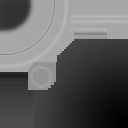
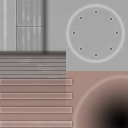
The second 128x128 image is a revision of the first. Changes to its layers:
added layer "Bolts 1" (50%) above "Hue/Saturation 1" over (x1=73, y1=11, x2=118, y2=56)
added group "Body" (1st of 2) (40%) with 2 layers above "High 3" over (x1=15, y1=0, x2=45, y2=52)
added layer "Body" (2nd of 2, in "Body") in group "Body" over (x1=16, y1=0, x2=45, y2=51)
added layer "Body Higher" (50%) in group "Body" over (x1=15, y1=0, x2=44, y2=52)
renamed "Body High 1" to "High 3", opacity 50% → 100%, moved it above "High 2", painted on it over (x1=64, y1=2, x2=128, y2=65)
removed layer "Top Bolts" (was 20%) over (x1=34, y1=69, x2=49, y2=84)
removed layer "Top High" (was 40%) over (x1=28, y1=26, x2=107, y2=90)
removed layer "Top Low" (was 30%) over (x1=74, y1=30, x2=107, y2=37)
added layer "High 2" (15%) above "High 1" over (x1=21, y1=8, x2=42, y2=44)
added layer "High 1" (30%) above "Low 1" over (x1=3, y1=0, x2=43, y2=52)
added layer "Low 1" above "Nozzle Bands" over (x1=0, y1=0, x2=66, y2=60)
added layer "Nozzle Detail" (20%) above "Nozzle Detail High" over (x1=0, y1=55, x2=69, y2=82)
added layer "Nozzle Detail High" (20%) above "Nozzle Hole" over (x1=7, y1=57, x2=60, y2=80)
painted on "Nozzle Hole" over (x1=34, y1=39, x2=128, y2=128)
removed layer "Nozzle Low 1" over (x1=0, y1=72, x2=28, y2=82)
"Nozzle Gradient": opacity 35% → 20%, painted on it over (x1=0, y1=51, x2=66, y2=121)
removed layer "Body Detail 1 High" (was 40%) over (x1=0, y1=0, x2=58, y2=58)
removed layer "Body Detail 1" (was 20%) over (x1=0, y1=0, x2=55, y2=55)
removed layer "Body Low 1" (was 70%) over (x1=0, y1=0, x2=36, y2=36)
removed layer "Body High 2" (was 50%) over (x1=0, y1=0, x2=70, y2=70)
added layer "Nozzle Wear" (5%) above "Nozzle High" over (x1=0, y1=61, x2=72, y2=119)
added layer "Nozzle High" (20%) above "Wear" over (x1=0, y1=73, x2=128, y2=128)
painted on "Wear" over (x1=0, y1=0, x2=128, y2=128)
painted on "b" over (x1=0, y1=0, x2=128, y2=128)
